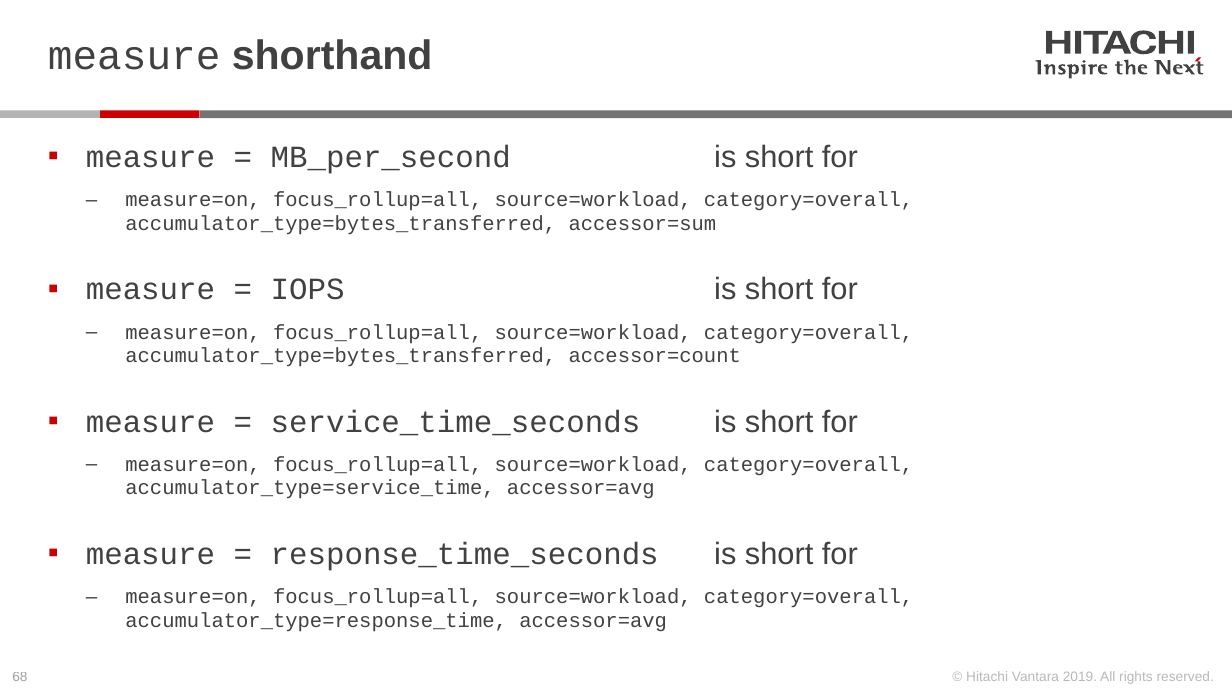
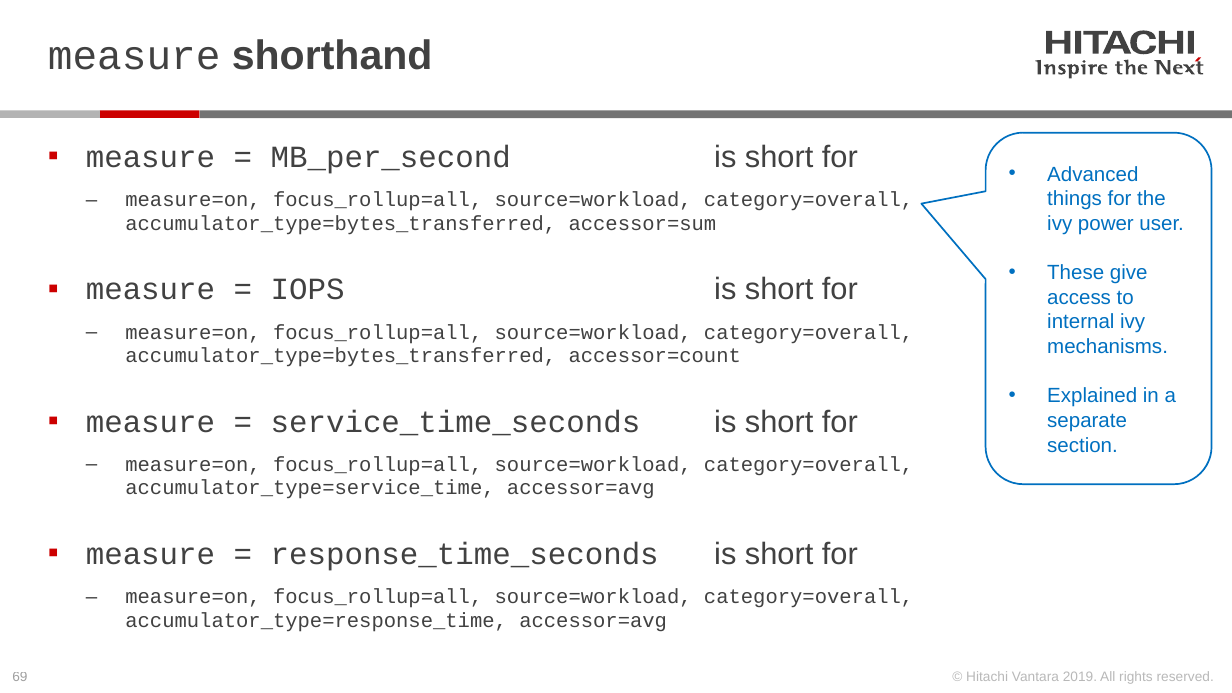
Before and after one commit to Hitachi-Data-Systems/ivy, a slide deck: slide 69 of doc/Programming the ivy engine.pptx (slide 68 before the commit). Drawn at 1232x693 pixels with LibreOffice and Linux fonts; fonts in the diff are those of the drawing. Boxes give left, top, right and bottom in pixels: in the first picture for what was removed or moved away, otherwise in the second. Text is boxed around its words. In the diff, an @@ line names an element or a change of style, - is before the commit and + after.

```diff
--- a/doc/Programming the ivy engine.pptx
+++ b/doc/Programming the ivy engine.pptx
@@ rounded speech box added at box(986, 133, 1211, 484), outline #0070C0 1 pt, 12 pt, text #0070C0 @@
+• Advanced things for the ivy power user.
+• These give access to internal ivy mechanisms.
+• Explained in a separate section.
```
Also in this commit, not shown: 12 other slides changed, 3 slides added, 1 slide removed, 1 other file.
